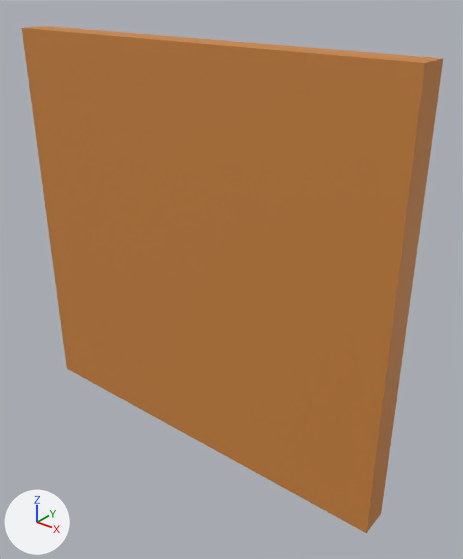
A saved change to the COLLADA model eusurdf/models/drcbox-drill-table/meshes/nil_link_mesh.dae.
Rendered twice from a camera (50 mm lens) standing at (0.182, -0.208, 0.123) and looking at (0.015, 0.001, -0.007). Lighting does not change. The marker at lower left points along +X, +Y and +Z. Where no turn or scale is listed for an object, it has been applied to the vertices.

The scene before the commit, as lines of its bpy script (objects in view):
```python
mat_m0blinn20 = principled_material('m0blinn20')
mat_m0blinn20.base_color = (0.605, 0.233, 0.0493)  # orange #cc843f
mat_m0blinn20.roughness = 0.64
me_meshid0_name = bpy.data.meshes.new('meshId0_name')
me_meshid0_name.from_pydata(...)  # a box spanning x -0.101..0.101, y -0.014..0.0, z -0.097..0.097
me_meshid0_name.materials.append(mat_m0blinn20)  # orange #cc843f
ob_nil_link = bpy.data.objects.new('nil_link', me_meshid0_name)
ob_nil_link.location = (0.0, 0.0, 0.0)
```
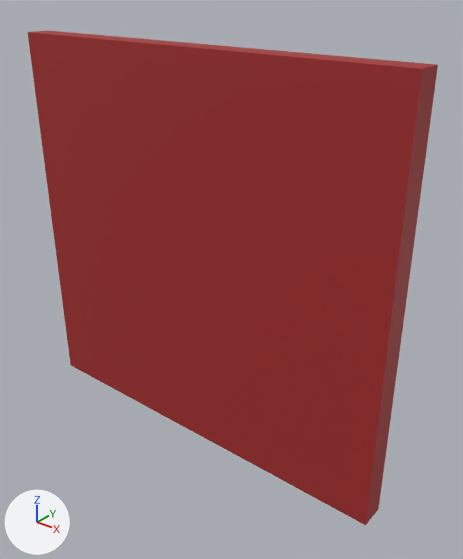
Pixel boxes (x1, y1, x2, y2) of what changed, in the pictures (463 x 559 px):
'nil_link', recoloured, mesh rescaled: before (22, 26, 443, 533); after (28, 30, 438, 525)

The edits, one by one:
Material 'm0blinn20' (mat_m0blinn20) changes colour from orange #cc853f to red #a42a2a; in linear values from (0.605, 0.233, 0.0493) to (0.373, 0.023, 0.023).
me_meshid0_name has 8 vertices, 12 faces and spans x -0.101..0.101, y -0.014..0.0, z -0.097..0.097.
me_meshid0_name is used by ob_nil_link; location (0.0, 0.0, 0.0).
me_meshid0_name part 1: the whole mesh is scaled about the mesh origin by (0.985, 0.857, 0.979).
